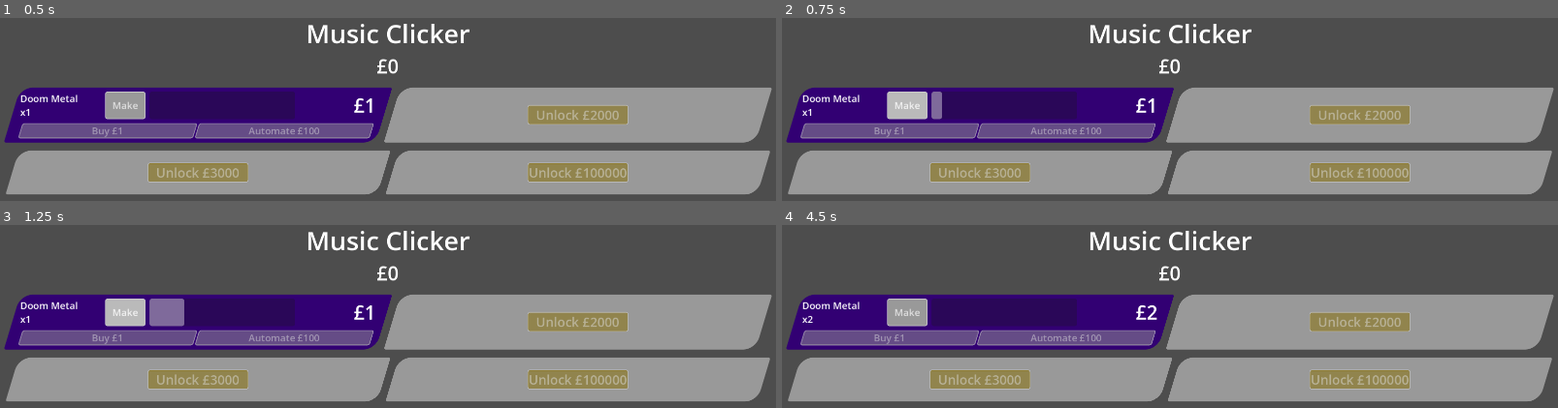
Above: before the commit, frames 1-4 (two rows, left to right).
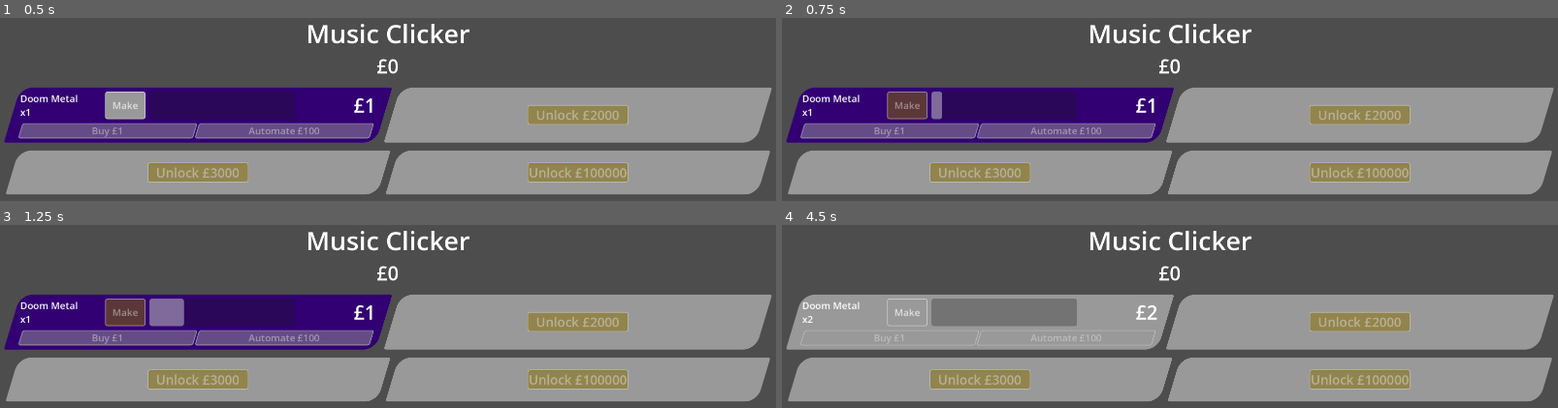
Above: after the commit, the same moments.

Repository: phrasmotica/music-clicker
Game: Godot game, scene res://game.tscn
Same seed, same stepped clock (60 frames per second), same inputs: the game is played once before the commit and once after it.
Inputs (mouse positions are in pixels of both pictures, inside the frame that each line leads up to):
- Up to frame 1 (0.5 s): no input
- Up to frame 2 (0.75 s): click "Make" at 0.5 s
- Up to frame 3 (1.25 s): no input
- Up to frame 4 (4.5 s): tap Enter at 1.25 s; move the mouse to (outside the picture) at 1.27 s; hold D 1.28-2 s; hold Shift 1.28-2 s; click (outside the picture) at 1.42 s; drag from (outside the picture) to (outside the picture) at 2.02 s; move the mouse to (1247, 336) at 2.77 s; hold D 2.78-3.5 s; tap Z at 2.85 s; drag from (outside the picture) to (937, 367) at 3.52 s; click "Buy £1" at 4.25 s

Frame 1 is identical in both runs. In frame 2, 0.8% of the frame differs, in the area x 13-19%, y 40-56%; in frame 3, 0.8%; in frame 4, 14%, in the area x 0-51%, y 38-69%.

Commit message:
Create new interaction and maker scripts for ProductMeter. Move relevant logic into those scripts

Diff:
--- a/scenes/product_meter.tscn
+++ b/scenes/product_meter.tscn
@@ -3,11 +3,13 @@
 [ext_resource type="Theme" uid="uid://dkomyb52bvbhj" path="res://theme/ui_theme.tres" id="1_ygrlx"]
 [ext_resource type="Script" uid="uid://bi4d6ylh4sgrp" path="res://scenes/product_meter/product_meter.gd" id="1_ynjkp"]
 [ext_resource type="StyleBox" uid="uid://ccr1mhrm5bndo" path="res://theme/panel_product_meter_panel.tres" id="2_foft7"]
+[ext_resource type="Script" uid="uid://bmnj0q22plql0" path="res://scenes/product_meter/product_maker.gd" id="3_7tvvw"]
 [ext_resource type="Script" uid="uid://8iqqd7ct1ydc" path="res://scenes/product_meter/product_meter_ui_updater.gd" id="3_foft7"]
 [ext_resource type="PackedScene" uid="uid://c4chg6lkm2hr7" path="res://scenes/highlightable_text.tscn" id="3_yex1k"]
 [ext_resource type="Shader" uid="uid://d023wmok0gahg" path="res://shaders/text_outline_sweep_h.gdshader" id="4_n2ble"]
+[ext_resource type="Script" uid="uid://dow2abdfm7wdk" path="res://scenes/product_meter/product_meter_interaction.gd" id="5_87o61"]
 
-[sub_resource type="StyleBoxFlat" id="StyleBoxFlat_rhudp"]
+[sub_resource type="StyleBoxFlat" id="StyleBoxFlat_7tvvw"]
 bg_color = Color(0.709696, 0.57952, 0.338334, 1)
 skew = Vector2(0.3, 0)
 corner_radius_top_left = 30
@@ -51,6 +53,18 @@
 automate_button = NodePath("../MarginContainer/UnlockedModeContainer/UpgradeButtons/AutomateButton")
 unlock_button = NodePath("../MarginContainer/LockedModeContainer/UnlockButton")
 panel_style_box = ExtResource("2_foft7")
+
+[node name="Interaction" type="Node" parent="." unique_id=1496385250 node_paths=PackedStringArray("make_button", "buy_button", "automate_button", "unlock_button")]
+unique_name_in_owner = true
+script = ExtResource("5_87o61")
+make_button = NodePath("../MarginContainer/UnlockedModeContainer/ProductionControls/MakeButton")
+buy_button = NodePath("../MarginContainer/UnlockedModeContainer/UpgradeButtons/BuyButton")
+automate_button = NodePath("../MarginContainer/UnlockedModeContainer/UpgradeButtons/AutomateButton")
+unlock_button = NodePath("../MarginContainer/LockedModeContainer/UnlockButton")
+
+[node name="Maker" type="Node" parent="." unique_id=300395351]
+unique_name_in_owner = true
+script = ExtResource("3_7tvvw")
 
 [node name="MarginContainer" type="MarginContainer" parent="." unique_id=1627391628]
 layout_mode = 2
--- /dev/null
+++ b/scenes/product_meter/product_maker.gd
@@ -0,0 +1,64 @@
+class_name ProductMaker
+extends Node
+
+var _product: Product = null
+var _is_making := false
+var _progress := 0.0
+
+func get_product() -> Product:
+	return _product
+
+func set_product(product: Product) -> void:
+	_product = product
+
+func get_reward(existing_amount: int, mult: float) -> int:
+	if not _product:
+		return 0
+
+	return int(mult * existing_amount * maxi(_product.base_reward, 1))
+
+func get_cost(existing_amount: int) -> int:
+	if not _product:
+		return 0
+
+	# https://www.desmos.com/calculator/w1vzpghz7i
+	match _product.cost_curve:
+		Product.CurveType.LINEAR:
+			return int(_product.base_cost * existing_amount)
+
+		Product.CurveType.LOGARITHMIC:
+			return int(_product.base_cost * pow(existing_amount, 0.7))
+
+		Product.CurveType.EXPONENTIAL:
+			return int(_product.base_cost * pow(existing_amount, 1.2))
+
+	return int(_product.base_cost * existing_amount)
+
+func get_automate_cost() -> int:
+	return _product.automate_cost if _product else 0
+
+func get_unlock_cost() -> int:
+	return _product.unlock_cost if _product else 0
+
+func is_making() -> bool:
+	return _is_making
+
+func increment(delta: float) -> bool:
+	if not _product:
+		return false
+
+	if not _is_making:
+		_is_making = true
+
+	_progress += delta / _product.base_time_seconds
+
+	if _progress >= 1.0:
+		_progress = 0.0
+		_is_making = false
+
+		return true
+
+	return false
+
+func get_progress() -> float:
+	return _progress
--- a/scenes/product_meter/product_meter.gd
+++ b/scenes/product_meter/product_meter.gd
@@ -11,6 +11,10 @@
 
 		if product:
 			SignalHelper.persist(product.changed, _refresh)
+
+		# TODO: move this into one of the states?
+		if maker and not Engine.is_editor_hint():
+			maker.set_product(product)
 
 		_refresh()
 
@@ -44,6 +48,12 @@
 @onready
 var ui_updater: ProductMeterUIUpdater = %UIUpdater
 
+@onready
+var interaction: ProductMeterInteraction = %Interaction
+
+@onready
+var maker: ProductMaker = %Maker
+
 var _state_factory := ProductMeterStateFactory.new()
 var _current_state: ProductMeterState = null
 
@@ -64,7 +74,9 @@
 	_current_state.setup(
 		self,
 		state_data,
-		ui_updater)
+		ui_updater,
+		interaction,
+		maker)
 
 	_current_state.state_transition_requested.connect(switch_state)
 	_current_state.name = "ProductMeterStateMachine: %s" % str(state)
@@ -75,33 +87,16 @@
 	return amount if product else 0
 
 func get_reward() -> int:
-	if not product:
-		return 0
-
-	return int(mult * amount * maxi(product.base_reward, 1))
+	return maker.get_reward(amount, mult)
 
 func get_cost() -> int:
-	if not product:
-		return 0
-
-	# https://www.desmos.com/calculator/w1vzpghz7i
-	match product.cost_curve:
-		Product.CurveType.LINEAR:
-			return int(product.base_cost * amount)
-
-		Product.CurveType.LOGARITHMIC:
-			return int(product.base_cost * pow(amount, 0.7))
-
-		Product.CurveType.EXPONENTIAL:
-			return int(product.base_cost * pow(amount, 1.2))
-
-	return int(product.base_cost * amount)
+	return maker.get_cost(amount)
 
 func get_automate_cost() -> int:
-	return product.automate_cost if product else 0
+	return maker.get_automate_cost()
 
 func get_unlock_cost() -> int:
-	return product.unlock_cost if product else 0
+	return maker.get_unlock_cost()
 
 func lock() -> void:
 	if Engine.is_editor_hint():
@@ -121,6 +116,9 @@
 	elif _current_state:
 		_current_state.automate()
 
+func is_making() -> bool:
+	return _current_state and _current_state.is_making()
+
 func is_locked() -> bool:
 	return _current_state and _current_state.is_locked()
 
@@ -132,6 +130,7 @@
 
 func _refresh() -> void:
 	if ui_updater:
+		ui_updater.update_background()
 		ui_updater.update_labels()
 		ui_updater.update_buttons()
 
--- /dev/null
+++ b/scenes/product_meter/product_meter_interaction.gd
@@ -0,0 +1,32 @@
+class_name ProductMeterInteraction
+extends Node
+
+@export
+var make_button: Button
+
+@export
+var buy_button: Button
+
+@export
+var automate_button: Button
+
+@export
+var unlock_button: Button
+
+signal unlock_triggered
+signal make_triggered
+signal buy_triggered
+signal automate_triggered
+
+func _ready() -> void:
+	if make_button:
+		SignalHelper.chain(make_button.pressed, make_triggered)
+
+	if buy_button:
+		SignalHelper.chain(buy_button.pressed, buy_triggered)
+
+	if automate_button:
+		SignalHelper.chain(automate_button.pressed, automate_triggered)
+
+	if unlock_button:
+		SignalHelper.chain(unlock_button.pressed, unlock_triggered)
--- a/scenes/product_meter/product_meter_ui_updater.gd
+++ b/scenes/product_meter/product_meter_ui_updater.gd
@@ -39,37 +39,7 @@
 
 var _local_panel_style_box: StyleBoxFlat
 
-var _is_making := false
-
-signal unlock_triggered
-signal buy_triggered
-signal automate_triggered
-
 func _ready() -> void:
-	if make_button:
-		SignalHelper.persist(
-			make_button.pressed,
-			_on_make_button_pressed
-		)
-
-	if buy_button:
-		SignalHelper.persist(
-			buy_button.pressed,
-			_on_buy_button_pressed
-		)
-
-	if automate_button:
-		SignalHelper.persist(
-			automate_button.pressed,
-			_on_automate_button_pressed
-		)
-
-	if unlock_button:
-		SignalHelper.persist(
-			unlock_button.pressed,
-			_on_unlock_button_pressed
-		)
-
 	if panel_style_box:
 		_local_panel_style_box = panel_style_box.duplicate()
 
@@ -78,9 +48,6 @@
 func lock() -> void:
 	locked_container.show()
 	unlocked_container.hide()
-
-	if _local_panel_style_box:
-		_local_panel_style_box.bg_color = meter.locked_colour
 
 	if make_button:
 		make_button.disabled = true
@@ -146,28 +113,19 @@
 	if unlock_button:
 		unlock_button.disabled = true
 
-func increment(delta: float) -> bool:
-	if meter.product and (meter.is_automated() or _is_making):
-		progress_bar.value += 100 * delta / meter.product.base_time_seconds
-
-	if progress_bar.value >= 100:
-		_reset_progress()
-
-		_is_making = false
-
-		if not meter.is_automated():
-			make_button.disabled = false
-
-		return true
-
-	return false
+func set_progress(progress: float) -> void:
+	progress_bar.value = 100 * progress
 
 func _reset_progress() -> void:
-	progress_bar.value = 0
+	progress_bar.value = 0.0
 
 func highlight_reward() -> void:
 	if reward_label:
 		reward_label.do_highlight()
+
+func update_background() -> void:
+	if _local_panel_style_box:
+		_local_panel_style_box.bg_color = meter.locked_colour
 
 func update_labels() -> void:
 	if name_label:
@@ -180,6 +138,9 @@
 		reward_label.text = "£%d" % meter.get_reward()
 
 func update_buttons() -> void:
+	if make_button:
+		make_button.disabled = not _can_make()
+
 	if buy_button:
 		buy_button.text = _get_buy_text()
 		buy_button.disabled = not _can_buy()
@@ -208,7 +169,7 @@
 	return "Unlock £%d" % meter.get_unlock_cost()
 
 func _can_make() -> bool:
-	return meter.product != null and meter.is_unlocked() and not _is_making
+	return meter.product != null and meter.is_unlocked() and not meter.is_making()
 
 func _can_buy() -> bool:
 	return meter.product != null and not meter.is_locked() and _can_afford(meter.get_cost())
@@ -225,35 +186,3 @@
 		return true
 
 	return ScoreManager.can_afford(cost)
-
-func _on_make_button_pressed() -> void:
-	if _is_making:
-		return
-
-	print("Making a %s..." % meter.product.product_name)
-
-	_is_making = true
-
-	_reset_progress()
-	update_labels()
-
-func _on_buy_button_pressed() -> void:
-	print("Buying a %s..." % meter.product.product_name)
-
-	buy_triggered.emit()
-
-func _on_automate_button_pressed() -> void:
-	if meter.is_automated():
-		return
-
-	print("Automating production of %s..." % meter.product.product_name)
-
-	automate_triggered.emit()
-
-func _on_unlock_button_pressed() -> void:
-	if meter.is_unlocked():
-		return
-
-	print("Unlocking %s..." % meter.product.product_name)
-
-	unlock_triggered.emit()
--- a/scenes/product_meter/states/product_meter_state.gd
+++ b/scenes/product_meter/states/product_meter_state.gd
@@ -6,15 +6,21 @@
 var _product_meter: ProductMeter = null
 var _state_data: ProductMeterStateData = null
 var _ui_updater: ProductMeterUIUpdater = null
+var _interaction: ProductMeterInteraction = null
+var _maker: ProductMaker = null
 
 func setup(
 	product_meter: ProductMeter,
 	state_data: ProductMeterStateData,
 	ui_updater: ProductMeterUIUpdater,
+	interaction: ProductMeterInteraction,
+	maker: ProductMaker,
 ) -> void:
 	_product_meter = product_meter
 	_state_data = state_data
 	_ui_updater = ui_updater
+	_interaction = interaction
+	_maker = maker
 
 func transition_state(
 	new_state: ProductMeter.State,
@@ -31,6 +37,9 @@
 func automate() -> void:
 	pass
 
+func is_making() -> bool:
+	return false
+
 func is_locked() -> bool:
 	return false
 
--- a/scenes/product_meter/states/product_meter_state_automated.gd
+++ b/scenes/product_meter/states/product_meter_state_automated.gd
@@ -7,18 +7,27 @@
 	_ui_updater.unlock()
 
 	SignalHelper.persist(
-		_ui_updater.buy_triggered,
+		_interaction.buy_triggered,
 		_handle_buy_triggered)
 
 func _process(delta: float) -> void:
-	var did_make := _ui_updater.increment(delta)
+	var did_make := _maker.increment(delta)
+
+	_ui_updater.set_progress(_maker.get_progress())
 
 	if did_make:
 		GameEvents.emit_product_made(_product_meter.get_reward())
 
 func _handle_buy_triggered() -> void:
-	if _product_meter.product:
-		GameEvents.emit_buy_product_requested(_product_meter.product, _product_meter.get_cost())
+	var product = _maker.get_product()
+
+	if product:
+		print("Buying a %s..." % product.product_name)
+
+		GameEvents.emit_buy_product_requested(product, _product_meter.get_cost())
+
+func is_making() -> bool:
+	return true
 
 func is_automated() -> bool:
 	return true
--- a/scenes/product_meter/states/product_meter_state_locked.gd
+++ b/scenes/product_meter/states/product_meter_state_locked.gd
@@ -7,11 +7,13 @@
 	_ui_updater.lock()
 
 	SignalHelper.persist(
-		_ui_updater.unlock_triggered,
+		_interaction.unlock_triggered,
 		_handle_unlock_triggered)
 
 func _handle_unlock_triggered() -> void:
 	if _product_meter.product:
+		print("Unlocking %s..." % _product_meter.product.product_name)
+
 		GameEvents.emit_unlock_product_requested(_product_meter.product, _product_meter.get_unlock_cost())
 
 func unlock() -> void:
--- a/scenes/product_meter/states/product_meter_state_unlocked.gd
+++ b/scenes/product_meter/states/product_meter_state_unlocked.gd
@@ -1,5 +1,7 @@
 class_name ProductMeterStateUnlocked
 extends ProductMeterState
+
+var _should_make := false
 
 func _enter_tree() -> void:
 	CustomLogger.debug("%s is now unlocked" % _product_meter.name)
@@ -7,29 +9,55 @@
 	_ui_updater.unlock()
 
 	SignalHelper.persist(
-		_ui_updater.buy_triggered,
+		_interaction.make_triggered,
+		_handle_should_make)
+
+	SignalHelper.persist(
+		_interaction.buy_triggered,
 		_handle_buy_triggered)
 
 	SignalHelper.persist(
-		_ui_updater.automate_triggered,
+		_interaction.automate_triggered,
 		_handle_automate_triggered)
 
 func _process(delta: float) -> void:
-	var did_make := _ui_updater.increment(delta)
+	if _should_make:
+		var did_make := _maker.increment(delta)
 
-	if did_make:
-		GameEvents.emit_product_made(_product_meter.get_reward())
+		_ui_updater.set_progress(_maker.get_progress())
+
+		if did_make:
+			GameEvents.emit_product_made(_product_meter.get_reward())
+
+			_should_make = false
+			_ui_updater.update_buttons()
+
+func _handle_should_make() -> void:
+	if not _should_make:
+		_should_make = true
+		_ui_updater.update_buttons()
 
 func _handle_buy_triggered() -> void:
-	if _product_meter.product:
-		GameEvents.emit_buy_product_requested(_product_meter.product, _product_meter.get_cost())
+	var product = _maker.get_product()
+
+	if product:
+		print("Buying a %s..." % product.product_name)
+
+		GameEvents.emit_buy_product_requested(product, _product_meter.get_cost())
 
 func _handle_automate_triggered() -> void:
-	if _product_meter.product:
-		GameEvents.emit_automate_product_requested(_product_meter.product)
+	var product = _maker.get_product()
+
+	if product:
+		print("Automating production of %s..." % product.product_name)
+
+		GameEvents.emit_automate_product_requested(product)
 
 func automate() -> void:
 	transition_state(ProductMeter.State.AUTOMATED)
 
+func is_making() -> bool:
+	return _should_make
+
 func is_unlocked() -> bool:
 	return true
Not shown: 3 places in scenes/product_meter.tscn that only renumber resources
Not shown, added: scenes/product_meter/product_maker.gd.uid
Not shown, added: scenes/product_meter/product_meter_interaction.gd.uid
